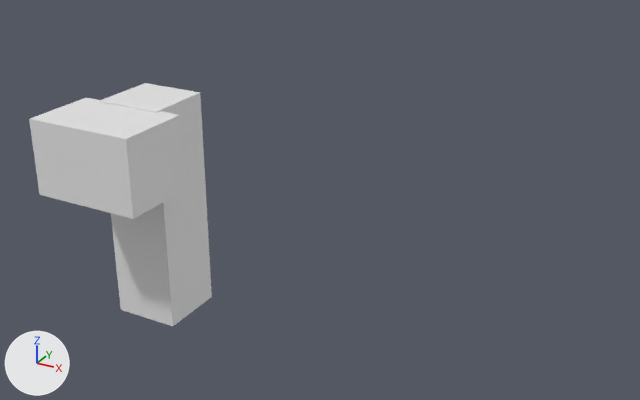
Before and after pictures for a commit that changed the COLLADA model x64/Debug/models/anim_man.dae.
One viewpoint serves both versions: a camera (50 mm lens) standing at (17.7, -59.2, 38.8) and looking at (-17.4, 4.6, 6.9). Every picture has the same lights, and +X, +Y and +Z are marked at lower left.
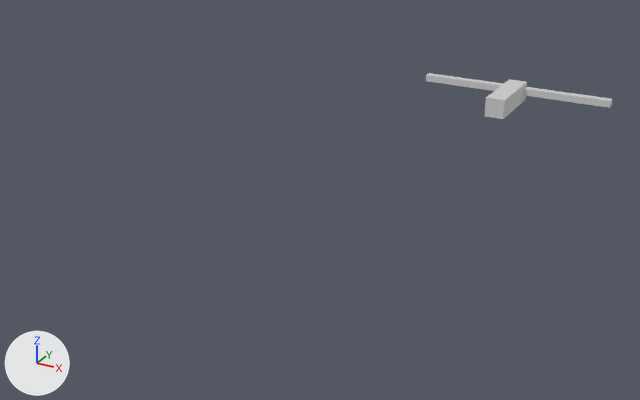
Pixel boxes [x1, y1, x2, y2] of what changed, in the pictures (640 x 400 px):
'Cube_003', reshaped, moved, rescaled (81% shorter): before [29, 83, 212, 326]; after [426, 73, 613, 119]
part 1 of me_cube_010, added: after [426, 73, 503, 91]
part 2 of me_cube_010, added: after [523, 87, 613, 108]
part 3 of me_cube_010, built on: before [99, 83, 212, 326]; after [484, 79, 527, 119]

What changed in the scene script:
```text
Add mat_material:
    mat_material = principled_material('Material')
    mat_material.base_color = (0.64, 0.64, 0.64)  # light grey #d1d1d1
    mat_material.roughness = 0.44
Change me_cube_010:
    used by ob_cube_003; location = (-37.57, 0.0, 9.0); scale = (5.72, 3.8, 3.8)
    remove me_cube_010.from_pydata(...)  # 16 vertices, 24 faces; spans x -1.0..1.0, y -1.0..2.67, z -5.12..1.04
    add me_cube_010.from_pydata(...)  # 1158 vertices, 2304 faces; spans x -10.16..10.09, y -1.0..1.0, z -1.0..1.0
    me_cube_010 part 1: a new loose piece of 386 vertices spanning x -10.16..-0.74, y 0.69..0.92, z -0.18..0.53, in mat_material (light grey #d1d1d1)
    me_cube_010 part 2: a new loose piece of 386 vertices spanning x 0.68..10.09, y 0.69..0.92, z -0.18..0.53, in mat_material (light grey #d1d1d1)
    me_cube_010 part 3: 8 vertices removed from x -0.61..0.61, y 0.83..2.67, z -5.12..1.04; 378 vertices added at x -1.0..1.0, y -1.0..1.0, z -1.0..1.0
    add me_cube_010.materials.append(mat_material)  # light grey #d1d1d1
Change ob_cube_003:
    ob_cube_003.location: (-37.57, 0.0, 9.0) -> (-0.17, 1.19, 19.81)
    ob_cube_003.scale: (5.72, 3.8, 3.8) -> (0.687, 2.62, 0.687)
```
